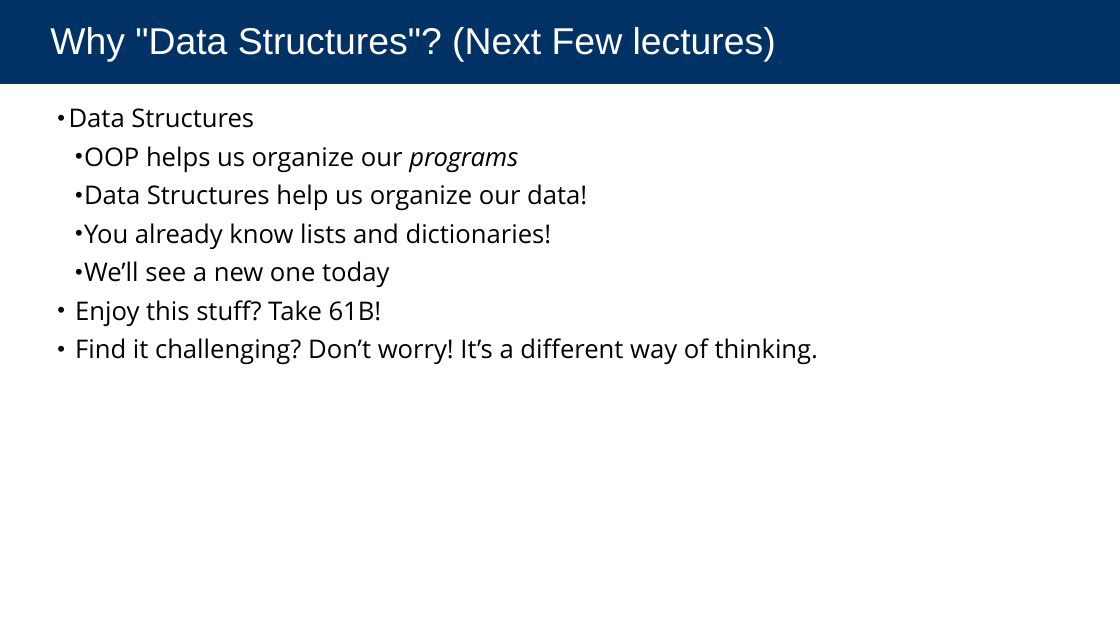
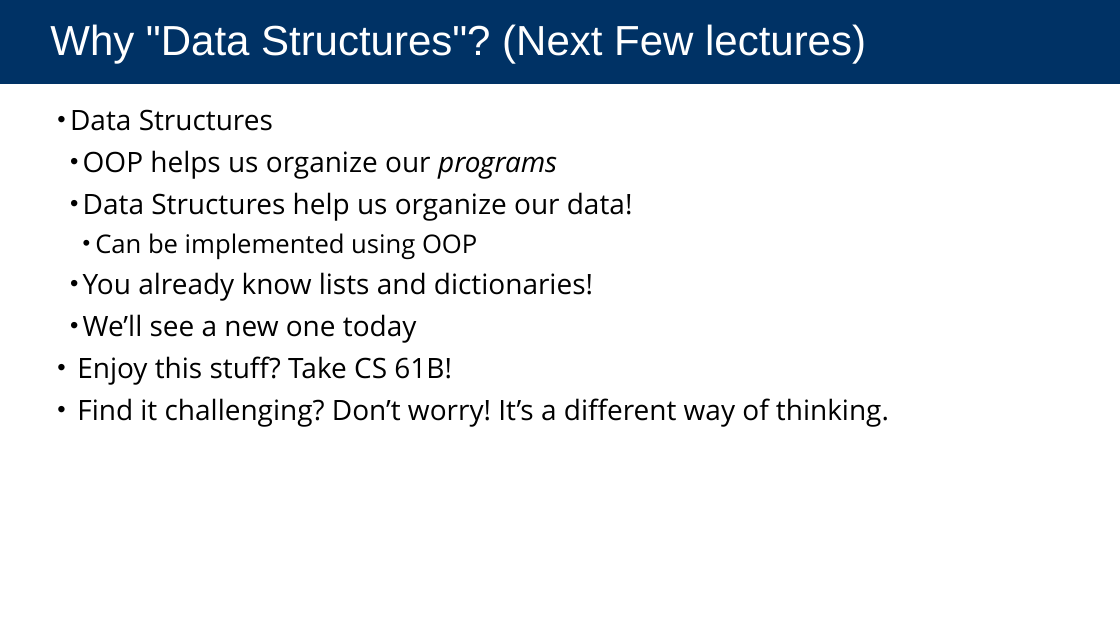
Before and after one commit to cs88-website/sp24, a slide deck: slide 6 of assets/slides/sp24/17-Linked_Lists.pptx (slide 5 before the commit). Drawn at 1120x630 pixels with LibreOffice and Linux fonts; fonts in the diff are those of the drawing. Boxes give left, top, right and bottom in pixels: in the first picture for what was removed or moved away, otherwise in the second. Text is boxed around its words. In the diff, an @@ line names an element or a change of style, - is before the commit and + after.

```diff
--- a/assets/slides/sp24/17-Linked_Lists.pptx
+++ b/assets/slides/sp24/17-Linked_Lists.pptx
@@ title "Why "Data Structures"? (Next Few ..." at (0,0,1120,84): size 32 to 36 pt @@
@@ text at (70,109,889,427): size 22 to 24 pt in "Data Structures", "OOP helps us organize our programs", "Data Structures help us organize our data!", "You already know lists and dictionaries!" and 2 more places; indent changed @@
@@ text at (95,233,477,260): paragraph added @@
+    • Can be implemented using OOP
@@ text at (77,356,452,385): text changed; size 22 to 24 pt @@
-• Enjoy this stuff? Take 61B!
+• Enjoy this stuff? Take CS 61B!
```
Also in this commit, not shown: 15 other slides changed, 6 slides added, 1 slide removed, 7 other files.
